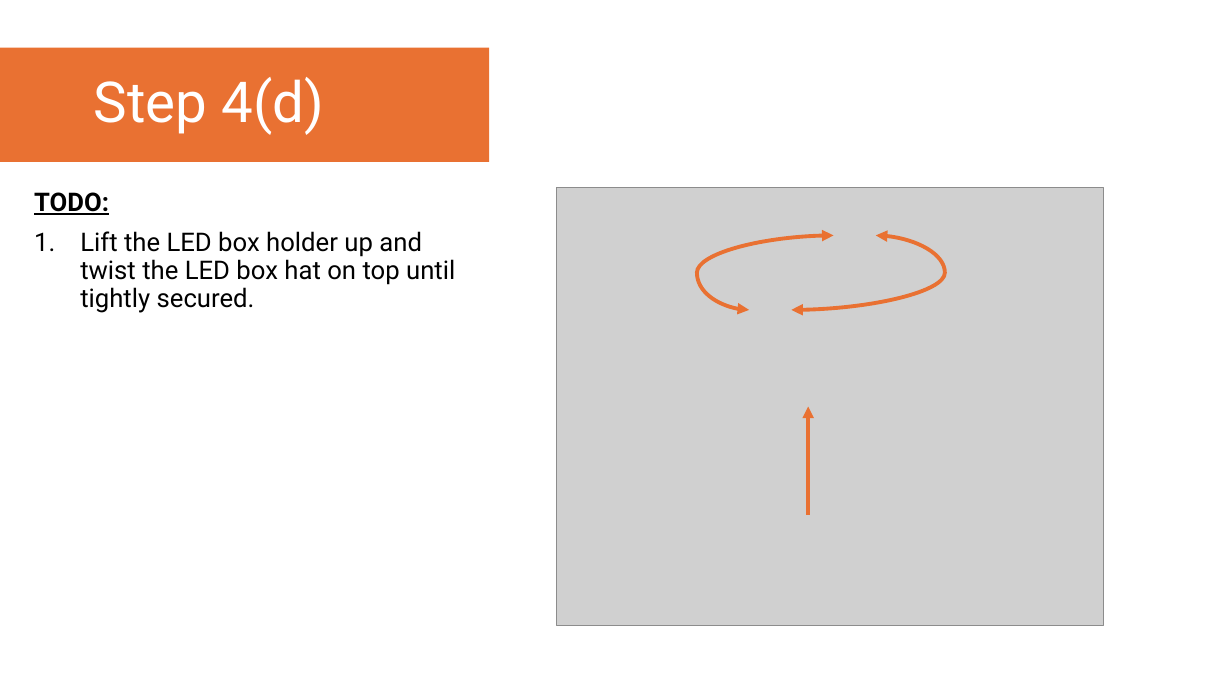
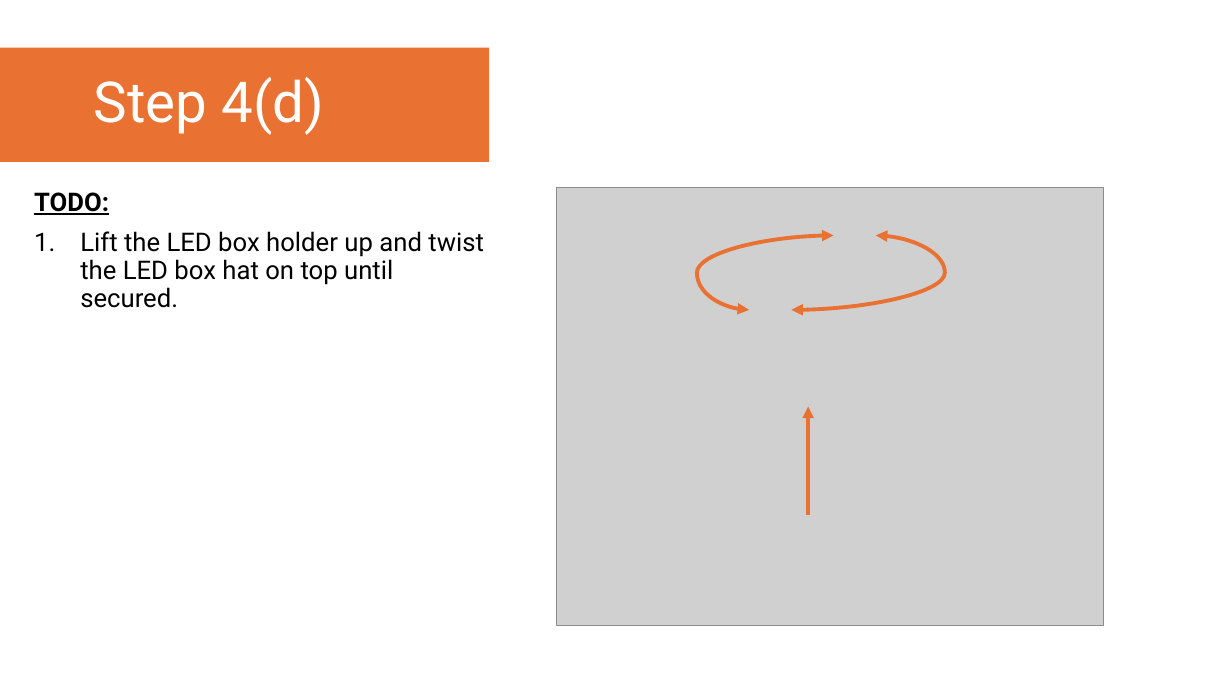
Before and after one commit to YoItsLewis/Open-Fourier-Ptychographic-Microscopy, a slide deck: slide 19 of Assembly Instructions/OpenFPM - Illuminator Assembly Instructions.pptx (slide 22 before the commit). Drawn at 1232x693 pixels with LibreOffice and Linux fonts; fonts in the diff are those of the drawing; grey boxes stand for pictures. Boxes give left, top, right and bottom in pixels: in the first picture for what was removed or moved away, otherwise in the second. Text is boxed around its words. In the diff, an @@ line names an element or a change of style, - is before the commit and + after.

```diff
--- a/Assembly Instructions/OpenFPM - Illuminator Assembly Instructions.pptx
+++ b/Assembly Instructions/OpenFPM - Illuminator Assembly Instructions.pptx
@@ text at <box>80,231,484,308</box>: text changed @@
-1. Lift the LED box holder up and twist the LED box hat on top until tightly secured.
+1. Lift the LED box holder up and twist the LED box hat on top until secured.
```
Also in this commit, not shown: 20 other slides changed, 3 slides removed, 31 other files.
